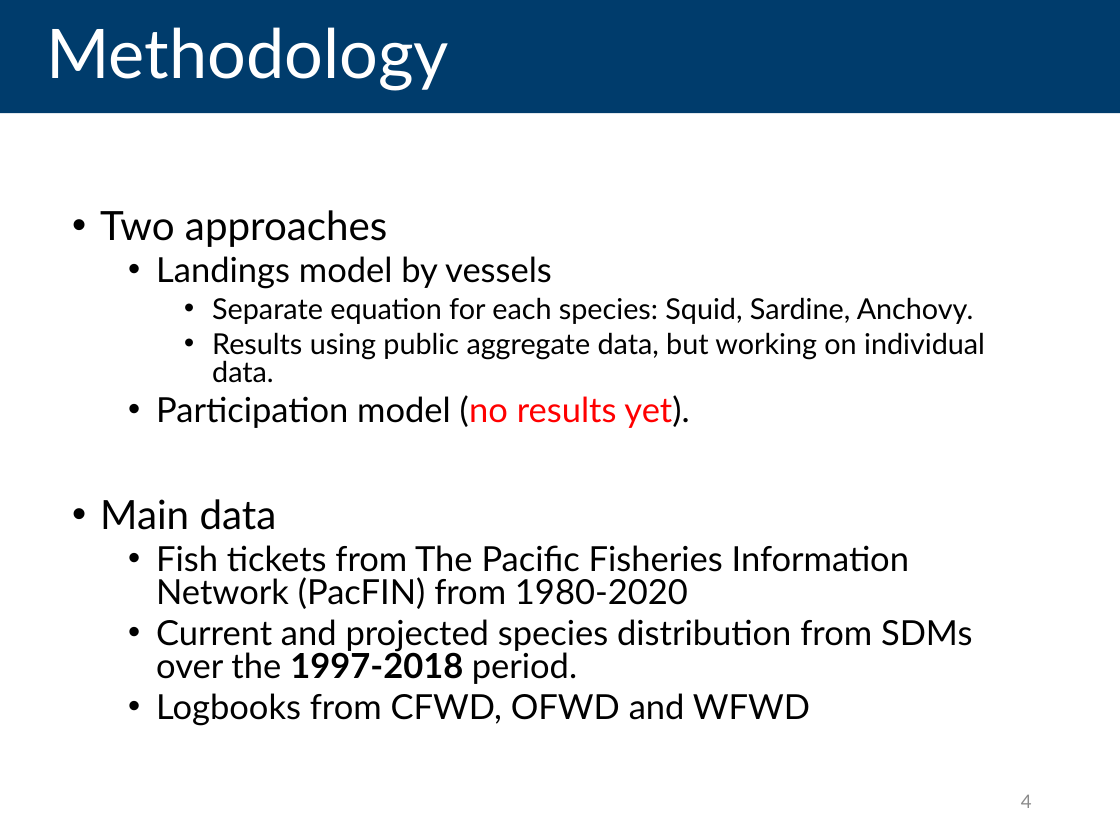
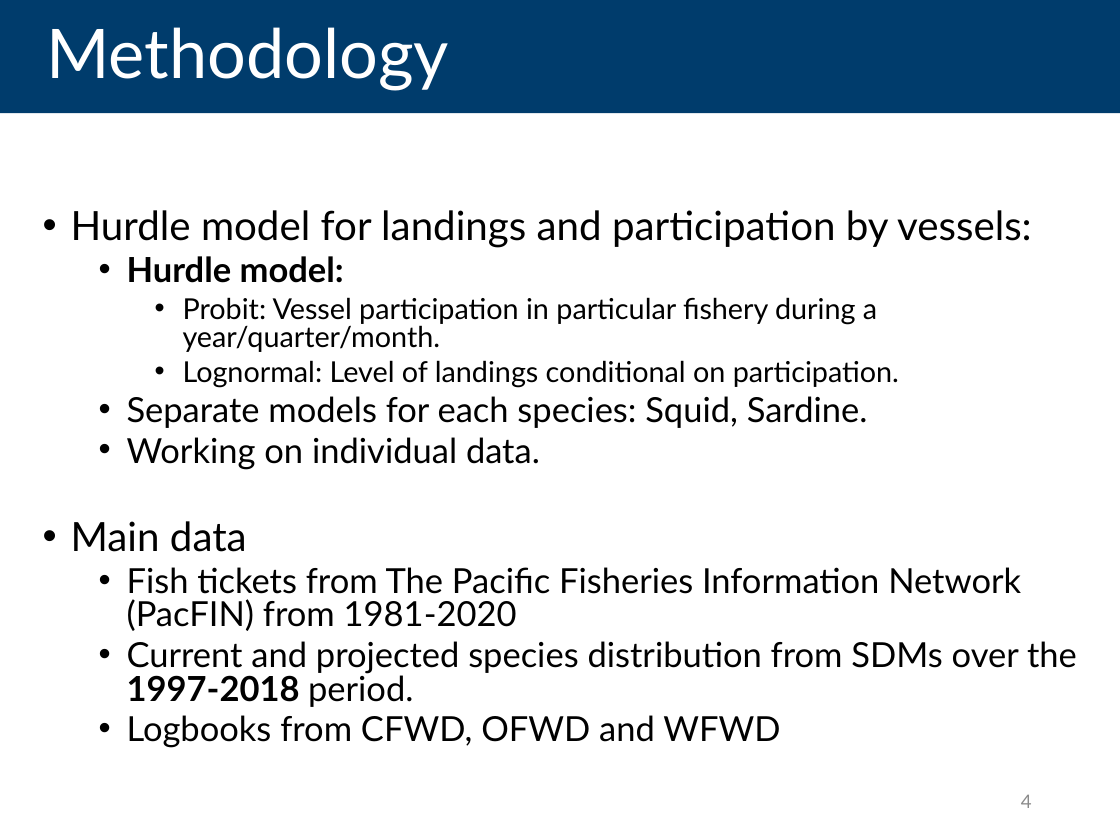
Before and after one commit to futureseas/EconAnalysis, a slide deck: slide 4 of Slides/portfolio_subs_FQE.pptx. Drawn at 1120x840 pixels with LibreOffice and Linux fonts; fonts in the diff are those of the drawing. Boxes give left, top, right and bottom in pixels: in the first picture for what was removed or moved away, otherwise in the second. Text is boxed around its words. In the diff, an @@ line names an element or a change of style, - is before the commit and + after.

Commit message:
update landing paper

```diff
--- a/Slides/portfolio_subs_FQE.pptx
+++ b/Slides/portfolio_subs_FQE.pptx
@@ text "Hurdle model for landings and ...": place and size @@
-text "Hurdle model for landings and ..." at box(100, 210, 985, 726)
+text "Hurdle model for landings and ..." at box(71, 210, 1077, 748)
@@ text at box(71, 210, 1032, 469): text changed @@
-• Two approaches
-  • Landings model by vessels
-    • Separate equation for each species: Squid, Sardine, Anchovy.
-    • Results using public aggregate data, but working on individual data.
-  • Participation model (no results yet).
+• Hurdle model for landings and participation by vessels:
+  • Hurdle model:
+    • Probit: Vessel participation in particular fishery during a year/quarter/month.
+    • Lognormal: Level of landings conditional on participation.
+  • Separate models for each species: Squid, Sardine.
+  • Working on individual data.
@@ text at box(127, 567, 1021, 631): text changed @@
-  • Fish tickets from The Pacific Fisheries Information Network (PacFIN) from 1980-2020
+  • Fish tickets from The Pacific Fisheries Information Network (PacFIN) from 1981-2020
```
Also in this commit, not shown: 6 other slides changed, 1 slide added, 3 other files.
